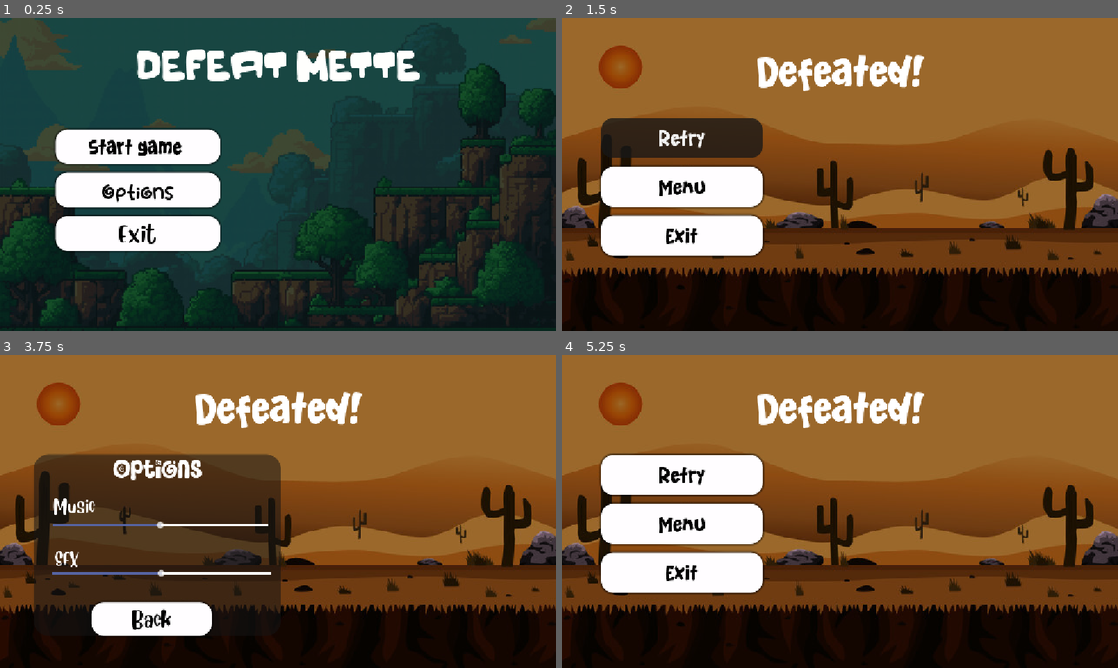
Above: before the commit, frames 1-4 (two rows, left to right).
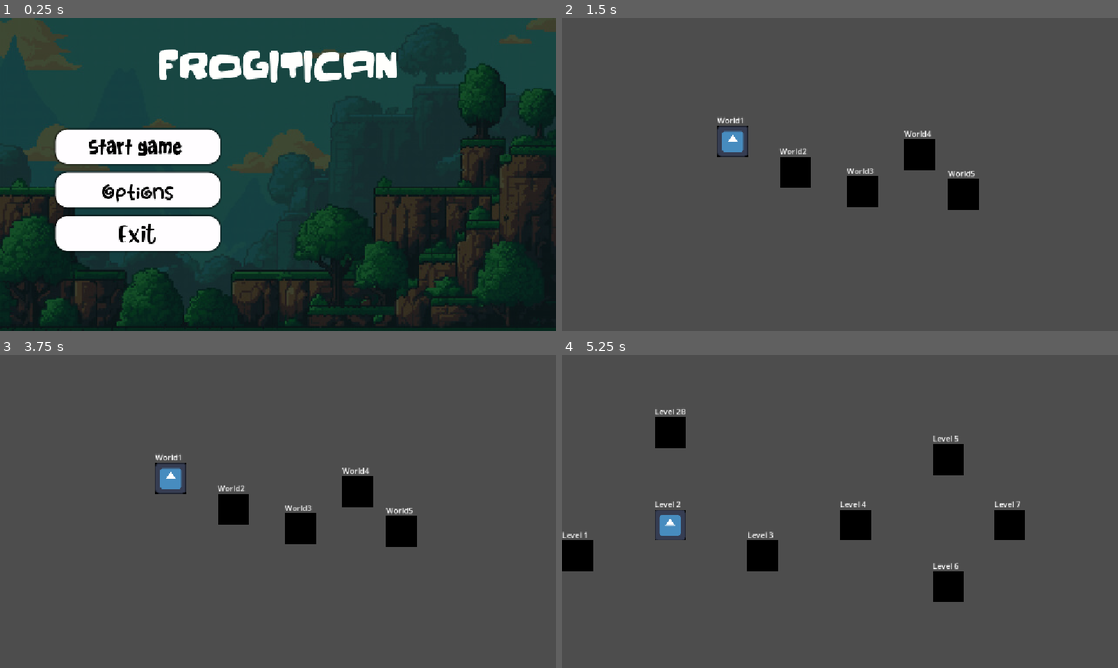
Above: after the commit, the same moments.

Repository: luellablucalpa-web/MiniEksamensprojekt-
Game: Godot game, scene res://Scenes/main_menu.tscn
Two runs of this game, one before a commit and one after it. Both use one fixed random seed, a clock stepped at 60 frames per second and the inputs below. The engine's default icon, where the game draws it, is replaced by a stand-in: a white triangle on a blue panel in a dark square.
Inputs (mouse positions are in pixels of both pictures, inside the frame that each line leads up to):
- Up to frame 1 (0.25 s): no input
- Up to frame 2 (1.5 s): click "Start game" at 0.5 s; click (684, 136) at 1.25 s, where only the run before the commit has a clickable "Retry"
- Up to frame 3 (3.75 s): click (122, 473) at 2 s, where only the run before the commit has a clickable "Retry"; click (122, 473) at 2.75 s, where only the run before the commit has a clickable "Retry"; click (122, 524) at 3.5 s, where only the run before the commit has a clickable "Menu"
- Up to frame 4 (5.25 s): click (712, 617) at 4.25 s, where only the run before the commit has a clickable "Back"; tap Enter (ui_accept) at 5 s; hold Right (ui_right) from 5.03 s (still down)

The runs differ from the first frame. In frame 1, 2.7% of the frame differs, in the area x 24-76%, y 10-21%; in frame 2, 100%; in frame 3, 100%, in the area x 0-100%, y 0-100%; in frame 4, 100%.

Commit message:
LevelMap

Diff:
--- a/mini-eksamensprojekt/Scenes/Defeated.tscn
+++ b/mini-eksamensprojekt/Scenes/Defeated.tscn
@@ -2,9 +2,9 @@
 
 [ext_resource type="Script" uid="uid://s5j1ds0xv460" path="res://Scripts/defeated.gd" id="1_akxo7"]
 [ext_resource type="Texture2D" uid="uid://ncgxpfpgac1" path="res://background died.jpg" id="1_yfebc"]
-[ext_resource type="FontFile" uid="uid://b8plwnnlecdob" path="res://Scenes/Batolah.otf" id="2_akxo7"]
-[ext_resource type="FontFile" uid="uid://d36gylhvvevp3" path="res://Blueberry Personal Use Only.ttf" id="3_68a0p"]
-[ext_resource type="FontFile" uid="uid://bjnasytw608yg" path="res://Bing Boss.otf" id="4_w1657"]
+[ext_resource type="FontFile" uid="uid://b8plwnnlecdob" path="res://Fonts/Batolah.otf" id="2_akxo7"]
+[ext_resource type="FontFile" uid="uid://d36gylhvvevp3" path="res://Fonts/Blueberry Personal Use Only.ttf" id="3_68a0p"]
+[ext_resource type="FontFile" uid="uid://bjnasytw608yg" path="res://Fonts/Bing Boss.otf" id="4_w1657"]
 [ext_resource type="Script" uid="uid://b6x20ama8x716" path="res://Scripts/audio_control.gd" id="6_ssowm"]
 [ext_resource type="Script" uid="uid://b5njmanow4kqg" path="res://Scripts/sfx_control.gd" id="7_vmfe7"]
 [ext_resource type="AudioStream" uid="uid://chyt133ai1keq" path="res://Audio/viacheslavstarostin-game-gaming-video-game-music-471936.mp3" id="8_ssowm"]
--- a/mini-eksamensprojekt/Scenes/main_menu.tscn
+++ b/mini-eksamensprojekt/Scenes/main_menu.tscn
@@ -2,11 +2,11 @@
 
 [ext_resource type="Texture2D" uid="uid://b478rgq0qat5r" path="res://Backgorund placeholder.jpg" id="1_n45e2"]
 [ext_resource type="Script" uid="uid://c8qpxgt21cxb" path="res://Scripts/main_menu.gd" id="1_opfnp"]
-[ext_resource type="FontFile" uid="uid://6a88w660wkmp" path="res://The Duke of Prunes.ttf" id="2_opfnp"]
-[ext_resource type="FontFile" uid="uid://b8plwnnlecdob" path="res://Scenes/Batolah.otf" id="3_cp0ys"]
-[ext_resource type="FontFile" uid="uid://eo4g7oqa5rsq" path="res://Lolicandy.otf" id="4_yhxw7"]
-[ext_resource type="FontFile" uid="uid://d36gylhvvevp3" path="res://Blueberry Personal Use Only.ttf" id="5_trj04"]
-[ext_resource type="FontFile" uid="uid://bjnasytw608yg" path="res://Bing Boss.otf" id="7_cp0ys"]
+[ext_resource type="FontFile" uid="uid://6a88w660wkmp" path="res://Fonts/The Duke of Prunes.ttf" id="2_opfnp"]
+[ext_resource type="FontFile" uid="uid://b8plwnnlecdob" path="res://Fonts/Batolah.otf" id="3_cp0ys"]
+[ext_resource type="FontFile" uid="uid://eo4g7oqa5rsq" path="res://Fonts/Lolicandy.otf" id="4_yhxw7"]
+[ext_resource type="FontFile" uid="uid://d36gylhvvevp3" path="res://Fonts/Blueberry Personal Use Only.ttf" id="5_trj04"]
+[ext_resource type="FontFile" uid="uid://bjnasytw608yg" path="res://Fonts/Bing Boss.otf" id="7_cp0ys"]
 [ext_resource type="AudioStream" uid="uid://chyt133ai1keq" path="res://Audio/viacheslavstarostin-game-gaming-video-game-music-471936.mp3" id="8_yhxw7"]
 [ext_resource type="Script" uid="uid://b6x20ama8x716" path="res://Scripts/audio_control.gd" id="9_trj04"]
 [ext_resource type="Script" uid="uid://b5njmanow4kqg" path="res://Scripts/sfx_control.gd" id="10_16hvj"]
@@ -118,7 +118,7 @@
 theme_override_colors/font_shadow_color = Color(0.28381976, 0.21523076, 0.23259601, 0)
 theme_override_fonts/font = ExtResource("2_opfnp")
 theme_override_font_sizes/font_size = 50
-text = "DEFEAT METTE"
+text = "FROGITICAN"
 
 [node name="AudioStreamPlayer" type="AudioStreamPlayer" parent="." unique_id=147377119]
 stream = ExtResource("8_yhxw7")
--- a/mini-eksamensprojekt/Scripts/defeated.gd
+++ b/mini-eksamensprojekt/Scripts/defeated.gd
@@ -19,7 +19,7 @@
 
 
 func _on_retry_pressed() -> void:
-	pass # Replace with function body.
+	get_tree().change_scene_to_file("res://Scenes/level_select/level_select.tscn")
 
 
 func _on_menu_pressed() -> void:
--- a/mini-eksamensprojekt/Scripts/main_menu.gd
+++ b/mini-eksamensprojekt/Scripts/main_menu.gd
@@ -14,7 +14,7 @@
 
 
 func _on_start_game_pressed() -> void:
-	get_tree().change_scene_to_file("res://Scenes/Defeated.tscn")
+	get_tree().change_scene_to_file("res://Scenes/World_select/World_select.tscn")
 
 
 func _on_options_pressed() -> void:
